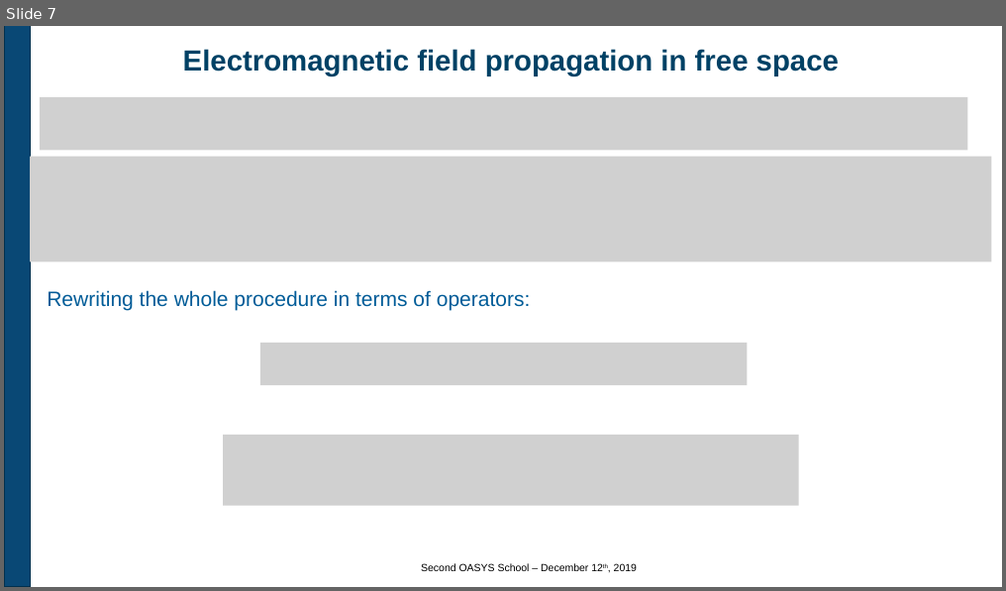
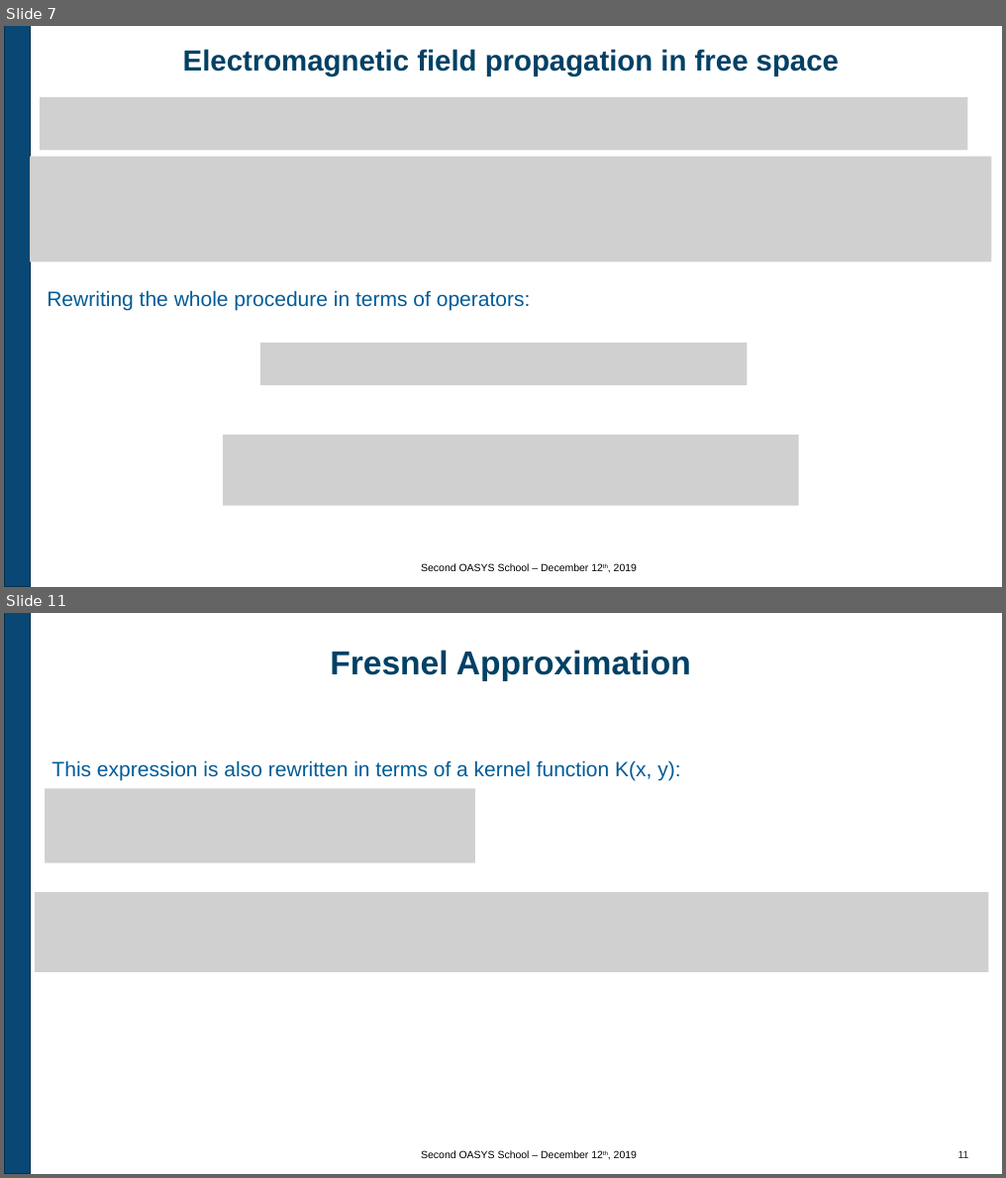
Before and after one commit to oasys-kit/oasys_school, a slide deck: second/slides/2_Introduction_to_SRW.pptx. Shown one above the other, each under a label of ours: slide 7 before the commit, slides 7 and 11 after it; the slides between them are not shown. The pictures are 1006x591 and 1006x1178 pixels, drawn with LibreOffice and Linux fonts; fonts in the diff are those of the drawing; grey boxes stand for pictures; background and template pictures are left out. Boxes give left, top, right and bottom in pixels: in the first picture for what was removed or moved away, otherwise in the second. Text is boxed around its words. In the diff, an @@ line names an element or a change of style, - is before the commit and + after.

Commit message:
Second Oasys School

```diff
--- a/second/slides/2_Introduction_to_SRW.pptx
+++ b/second/slides/2_Introduction_to_SRW.pptx
@@ slide 11 added at <box>4,613,1002,1174</box>, background #FFFFFF; not listed: 1 template element that a slide beside it also shows @@
@@ title added at <box>330,650,691,681</box>, 32 pt, text #004165, bold @@
+Fresnel Approximation
@@ text added at <box>52,761,680,780</box>, 20 pt, text #005C98 @@
+This expression is also rewritten in terms of a kernel function K(x, y):
@@ picture added at <box>45,789,475,863</box> @@
@@ picture added at <box>35,892,988,972</box> @@
@@ text added at <box>421,1151,637,1158</box>, 10 pt, text #000000 @@
+Second OASYS School – December 12th, 2019
@@ page number added at <box>958,1151,969,1158</box>, 10 pt, text #232425 @@
+11
```
Also in this commit, not shown: 7 slides changed, 3 other slides added, 4 slides removed, 1 other file.
